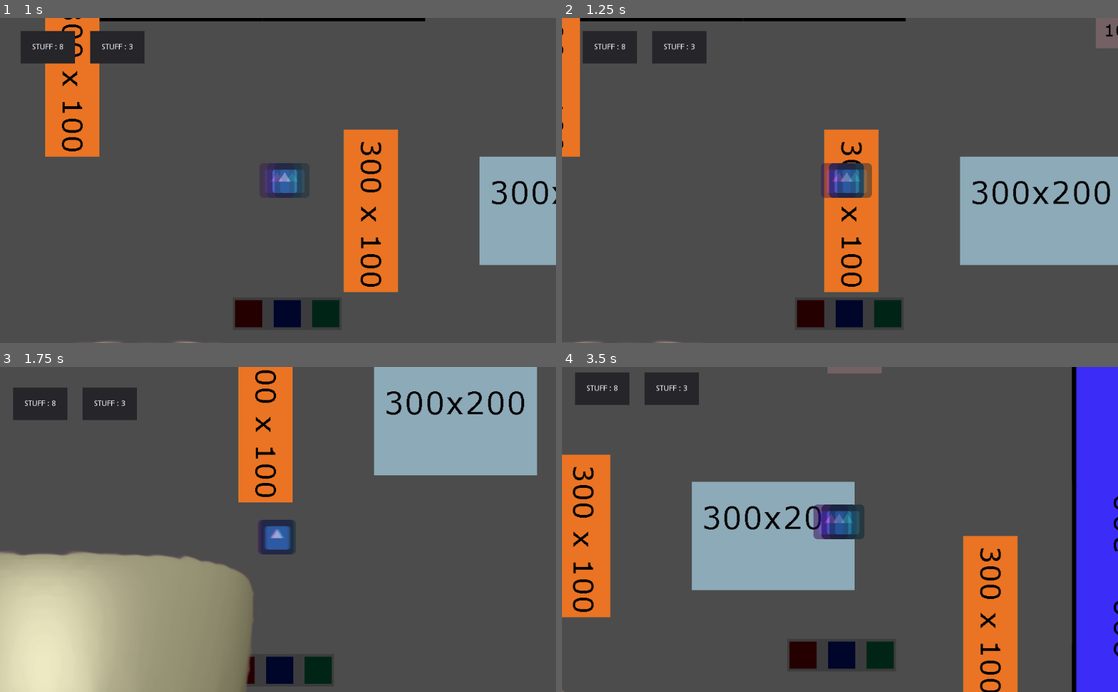
Above: before the commit, frames 1-4 (two rows, left to right).
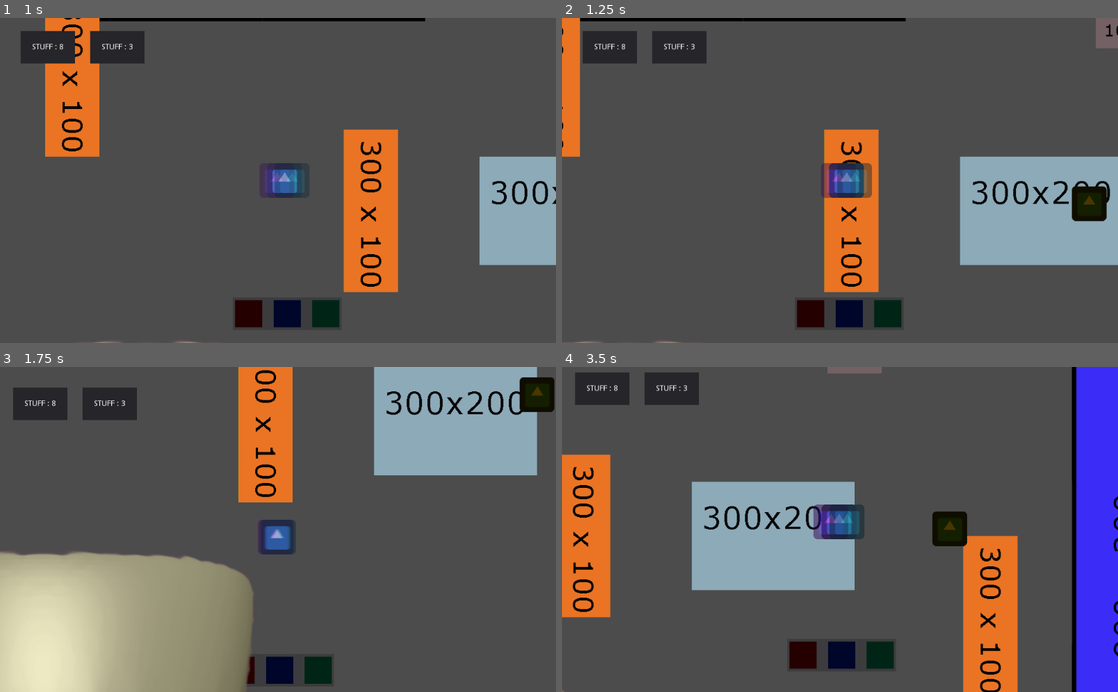
Above: after the commit, the same moments.

Repository: ktosox/Glicthy_Game
Game: Godot game, scene res://Levels/ExampleLevel.tscn
Same seed, same stepped clock (60 frames per second), same inputs: the game is played once before the commit and once after it. Before the commit the project has no main scene; this scene is started directly in both runs. The engine's default icon, where the game draws it, is replaced by a stand-in: a white triangle on a blue panel in a dark square.
Inputs:
- Up to frame 1 (1 s): tap Enter (ui_accept) at 0.5 s; hold Right (ui_right) from 0.53 s (still down); hold Enter (ui_accept) from 0.53 s (still down)
- Up to frame 2 (1.25 s): keep holding Right (ui_right); keep holding Enter (ui_accept)
- Up to frame 3 (1.75 s): release Right (ui_right) at 1.28 s; release Enter (ui_accept) at 1.28 s; hold Down (ui_down) from 1.28 s (still down); tap Enter (ui_accept) at 1.35, 1.52 s
- Up to frame 4 (3.5 s): tap Enter (ui_accept) at 1.82, 2.85, 3.02, 3.32 s; release Down (ui_down) at 2.03 s; hold Right (ui_right) 2.03-2.78 s; hold Enter (ui_accept) 2.03-2.78 s; hold Up (ui_up) from 2.78 s (still down)

Frame 1 is identical in both runs. In frame 2, 0.6% of the frame differs, in the area x 91-98%, y 51-63%; in frame 3, 0.7%; in frame 4, 0.7%, in the area x 66-73%, y 44-56%.

Commit message:
added more particles, added enemy scenes

Diff:
--- /dev/null
+++ b/Entities/Enemies/Enemy1.gd
@@ -0,0 +1,13 @@
+extends RigidBody2D
+
+# Declare member variables here. Examples:
+# var a = 2
+# var b = "text"
+
+# Called when the node enters the scene tree for the first time.
+func _ready():
+	pass # Replace with function body.
+
+# Called every frame. 'delta' is the elapsed time since the previous frame.
+#func _process(delta):
+#	pass
--- /dev/null
+++ b/Entities/Enemies/Enemy1.tscn
@@ -0,0 +1,17 @@
+[gd_scene load_steps=4 format=2]
+
+[ext_resource path="res://Entities/Enemies/Enemy1.gd" type="Script" id=1]
+[ext_resource path="res://icon.png" type="Texture" id=2]
+
+[sub_resource type="CircleShape2D" id=1]
+radius = 30.0
+
+[node name="Enemy1" type="RigidBody2D"]
+script = ExtResource( 1 )
+
+[node name="Sprite" type="Sprite" parent="."]
+self_modulate = Color( 0.639216, 0.0627451, 0.0627451, 1 )
+texture = ExtResource( 2 )
+
+[node name="CollisionShape2D" type="CollisionShape2D" parent="."]
+shape = SubResource( 1 )
--- /dev/null
+++ b/Entities/Enemies/Enemy2.gd
@@ -0,0 +1,48 @@
+extends KinematicBody2D
+
+const MOTION_SPEED = 8 # Pixels/second
+var counter = 0
+var direction = Vector2()
+var motion = Vector2()
+var moving = false
+
+func _ready():
+	startWalking()
+
+#func _input(event):
+#	if event.is_action_pressed("ui_accept"):
+#		counter += 1
+#		$Label.text = String(counter)
+
+func _physics_process(delta):
+	if(moving):
+		motion = direction.normalized() * MOTION_SPEED
+		move_and_collide(motion)
+
+
+
+
+
+
+
+func startWalking():
+	direction = Vector2(randf() - randf(),randf() - randf())
+	moving = true
+	$TimerMoving.start()
+	pass
+
+
+func stopWalking():
+	moving = false
+	$TimerStanding.start()
+	pass
+
+
+func _on_TimerMoving_timeout():
+	stopWalking()
+	pass # Replace with function body.
+
+
+func _on_TimerStanding_timeout():
+	startWalking()
+	pass # Replace with function body.
--- /dev/null
+++ b/Entities/Enemies/Enemy2.tscn
@@ -0,0 +1,26 @@
+[gd_scene load_steps=4 format=2]
+
+[ext_resource path="res://Entities/Enemies/Enemy2.gd" type="Script" id=1]
+[ext_resource path="res://icon.png" type="Texture" id=2]
+
+[sub_resource type="RectangleShape2D" id=1]
+extents = Vector2( 30, 30 )
+
+[node name="Enemy2" type="KinematicBody2D"]
+script = ExtResource( 1 )
+
+[node name="Sprite" type="Sprite" parent="."]
+self_modulate = Color( 0.286275, 0.215686, 0, 1 )
+texture = ExtResource( 2 )
+
+[node name="CollisionShape2D" type="CollisionShape2D" parent="."]
+shape = SubResource( 1 )
+
+[node name="TimerMoving" type="Timer" parent="."]
+wait_time = 0.6
+one_shot = true
+
+[node name="TimerStanding" type="Timer" parent="."]
+one_shot = true
+[connection signal="timeout" from="TimerMoving" to="." method="_on_TimerMoving_timeout"]
+[connection signal="timeout" from="TimerStanding" to="." method="_on_TimerStanding_timeout"]
--- a/Levels/ExampleLevel.tscn
+++ b/Levels/ExampleLevel.tscn
@@ -1,9 +1,10 @@
-[gd_scene load_steps=9 format=2]
+[gd_scene load_steps=10 format=2]
 
 [ext_resource path="res://Resources/Artwork/Tile_Texture_source.png" type="Texture" id=1]
 [ext_resource path="res://GameParts/Environment/Gate_North.tscn" type="PackedScene" id=2]
 [ext_resource path="res://Player/Player.tscn" type="PackedScene" id=3]
-[ext_resource path="res://GameParts/Environment/Gate_South.tscn" type="PackedScene" id=4]
+[ext_resource path="res://Entities/Enemies/Enemy2.tscn" type="PackedScene" id=4]
+[ext_resource path="res://GameParts/Environment/Gate_South.tscn" type="PackedScene" id=5]
 
 [sub_resource type="ConvexPolygonShape2D" id=1]
 points = PoolVector2Array( 0, 0, 900, 0, 900, 200, 0, 200 )
@@ -139,5 +140,14 @@
 [node name="Player" parent="." instance=ExtResource( 3 )]
 position = Vector2( 1060.83, 1942.95 )
 
-[node name="Gate_South" parent="." instance=ExtResource( 4 )]
+[node name="Enemy2" parent="." instance=ExtResource( 4 )]
+position = Vector2( 1720, 1360 )
+
+[node name="Enemy3" parent="." instance=ExtResource( 4 )]
+position = Vector2( 1190, 1210 )
+
+[node name="Enemy4" parent="." instance=ExtResource( 4 )]
+position = Vector2( 2400, 2000 )
+
+[node name="Gate_South" parent="." instance=ExtResource( 5 )]
 position = Vector2( 1589.53, 2684.39 )
--- a/project.godot
+++ b/project.godot
@@ -16,6 +16,7 @@
 [application]
 
 config/name="Glitched_Level"
+run/main_scene="res://Levels/ExampleLevel.tscn"
 config/icon="res://icon.png"
 
 [rendering]
Binary file changed: Resources/Particles/effect1.png
Binary file added: Resources/Particles/effect2.png
Not shown, added: Resources/Particles/effect2.png.import
Binary file added: Resources/Particles/effect3.png
Not shown, added: Resources/Particles/effect3.png.import
Binary file added: Resources/Particles/effect4.png
Not shown, added: Resources/Particles/effect4.png.import
Binary file added: Resources/Particles/effect5.png
Not shown, added: Resources/Particles/effect5.png.import
Binary file added: Resources/Particles/effect6.png
Not shown, added: Resources/Particles/effect6.png.import
Binary file added: Resources/Particles/effect7.png
(and 1 more such lines)
